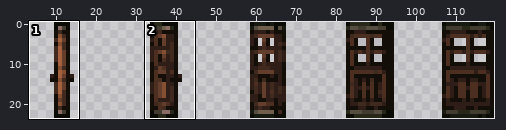
One commit to this sprite sheet: content/Entities/Structures/Furniture/Door/door.wood.png. Above, an overview of the earlier version with the close-up marked.
Close-up. Before:
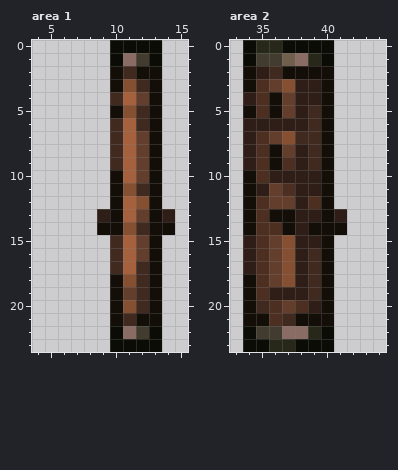
The file is 120x24 pixels. Shown: area 1: x 4..15, y 0..23; area 2: x 33..44, y 0..23. The wide view leaves out empty margins. The commit also changed other parts of the picture, which this record leaves out.
And afterwards:
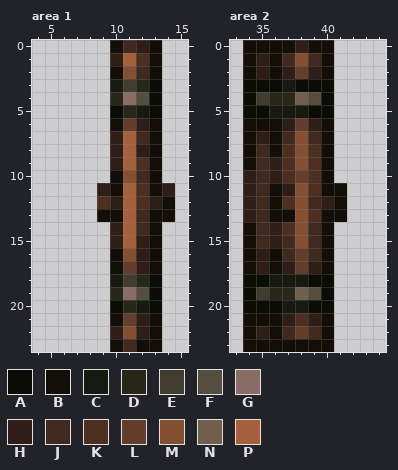
Palette (. is transparent): A #0c0c06  B #140e08  C #171a10  D #28281a  E #413c2f  F #544d40  G #896d65  H #2f1e17  J #40291f  K #4d2f21  L #643e2d  M #854f32  N #715f4d  P #a5613d
The edit:
Changed rows in their new state; - is an unchanged pixel.
Area 1:
first column x 9:
 0 -BJHB-
 1 -HPKB-
 2 --MJ--
 3 -CEDA-
 4 -DGFA-
 5 -ADCA-
 6 -BLH--
 7 -H-J--
 8 -H-H--
 9 -H-K--
10 --MJ--
11 H-PK-H
12 KH-KHB
13 B--J-B
14 .HP--.
15 -H-H--
16 -BMH--
17 -BLH--
18 -CEDA-
19 -DGFA-
20 -ADCA-
21 --LH--
22 -HMHB-
23 -BJBB-
Area 2:
first column x 34:
 0 BBBBHBB-
 1 BHBJMJB-
 2 --BHLH--
 3 AAACAAA-
 4 AEDDNFA-
 5 AACCCAA-
 6 BBB-LH--
 7 BHBJM---
 8 BJ-KMK--
 9 BJH-MK--
10 HJ-KLK--
11 HJBHMK-B
12 HJBKMJHB
13 HJ--MK-B
14 -JHKMJ-.
15 BJHJMJ--
16 BHBJL---
17 BHBHLH--
18 AACCCAA-
19 AEDDNFA-
20 AAACCAA-
21 --BHKH--
22 BHBJLJB-
23 BBBBBBB-
